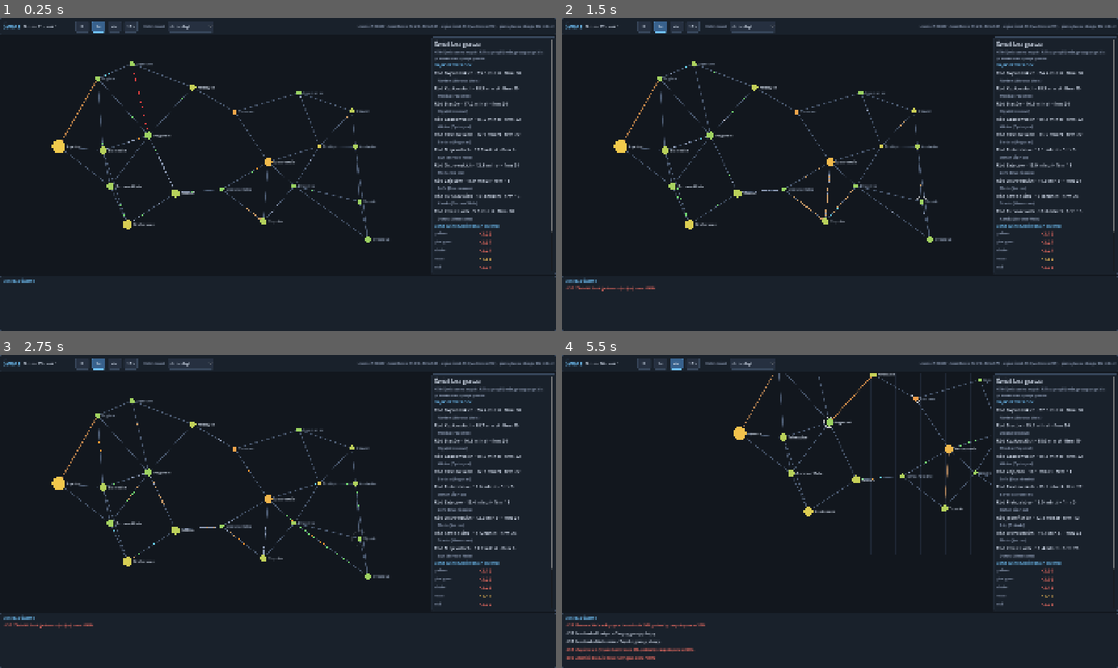
Above: before the commit, frames 1-4 (two rows, left to right).
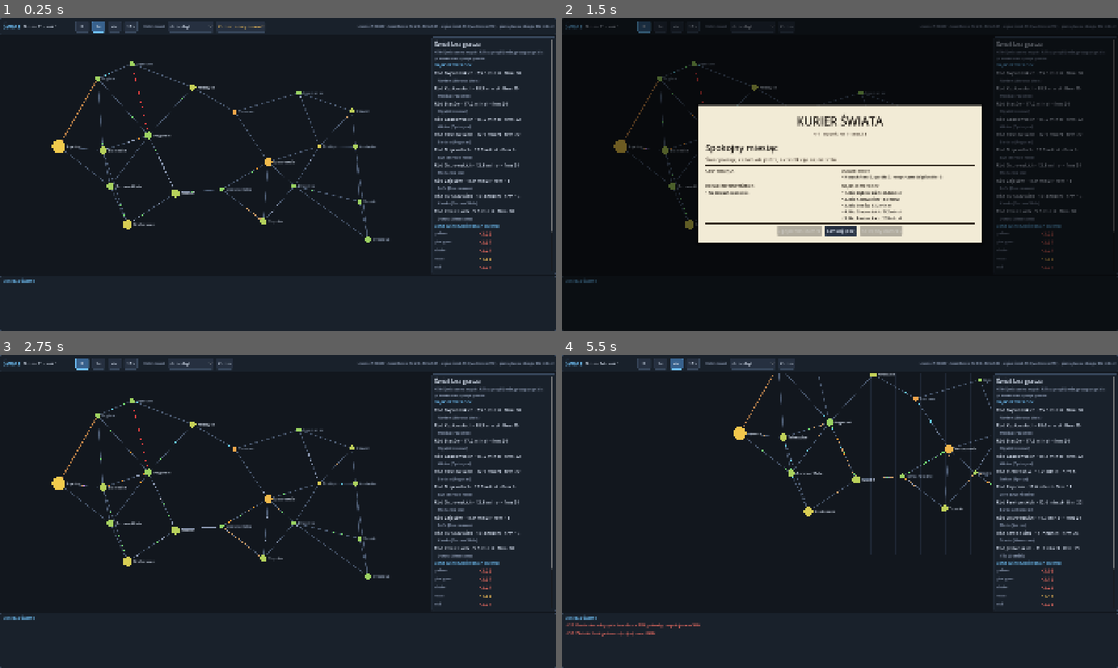
Above: after the commit, the same moments.

Repository: dwdzdc/dynastia
Game: Godot game, scene res://game/economy_view.tscn
Two runs of this game, one before a commit and one after it. Both use one fixed random seed, a clock stepped at 60 frames per second and the inputs below.
Inputs (mouse positions are in pixels of both pictures, inside the frame that each line leads up to):
- Up to frame 1 (0.25 s): no input
- Up to frame 2 (1.5 s): click (801, 27) at 0.5 s, where only the run after the commit has a clickable "Kurier: nowy numer!"; click (784, 27) at 1.25 s, where only the run after the commit has a clickable "Kurier"
- Up to frame 3 (2.75 s): click (278, 567) at 2 s, where only the run after the commit has a clickable "zamknij (Esc)"
- Up to frame 4 (5.5 s): click "⏸" at 2.75 s; click "1×" at 3.5 s; tap Enter at 4.25 s; drag from (778, 492) to (895, 442) at 4.27 s; click "4×" at 5 s

The runs differ from the first frame. In frame 1, less than 0.1% of the frame differs, in the area x 39-48%, y 2-5%; in frame 2, 28%, in the area x 0-100%, y 0-100%; in frame 3, 1.3%; in frame 4, 2.0%.

Commit message:
E11: Kurier Swiata - miesieczna gazeta z kroniki; ceny na mapie wzgledem sredniej swiata; progi kryzysu; CLAUDE.md pod iteracje 5
Co-Authored-By: Claude Opus 5.5 <noreply@anthropic.com>

Diff:
--- a/data/economy.json
+++ b/data/economy.json
@@ -217,12 +217,12 @@
 	"news": {
 		"spike_ratio": 1.8,
 		"crash_ratio": 0.45,
-		"crisis_satisfaction": 0.6,
+		"crisis_satisfaction": 0.42,
 		"crisis_unemployment": 0.22,
-		"boom_satisfaction": 0.95,
+		"boom_satisfaction": 0.8,
 		"boom_unemployment": 0.05,
 		"cooldown_days": 45,
-		"keep": 600
+		"keep": 4000
 	},
 
 	"names": {
--- a/game/econ_map_canvas.gd
+++ b/game/econ_map_canvas.gd
@@ -66,12 +66,19 @@
 		"unemployment":
 			return _ramp(1.0 - clampf(c.unemployment() / 0.3, 0.0, 1.0))
 		"price":
-			var m := c.market(price_good)
-			# Tanio = zielony, drogo = czerwony (log wokół ceny bazowej).
-			var r := log(m.price / m.base) / log(4.0)
+			# Tanio = zielony, drogo = czerwony — względem średniej w świecie (widać, gdzie
+			# opłaca się kupić, a gdzie sprzedać).
+			var r := log(c.market(price_good).price / _avg_price()) / log(2.0)
 			return _ramp(clampf(0.5 - r * 0.5, 0.0, 1.0))
 		_:
 			return _ramp(c.prosperity())
+
+
+func _avg_price() -> float:
+	var s := 0.0
+	for c: EconCity in w.cities:
+		s += c.market(price_good).price
+	return s / maxf(1.0, w.cities.size())
 
 
 # 0 = czerwony, 0,5 = żółty, 1 = zielony.
--- a/game/economy_view.gd
+++ b/game/economy_view.gd
@@ -38,6 +38,10 @@
 var _speed_buttons: Array[Button] = []
 var _mode: OptionButton
 var _loading: Label
+var _paper_btn: Button
+var _paper: Control            # nakładka z gazetą (null = zamknięta)
+var _paper_day := 0            # doba końca pokazywanego numeru
+var _last_issue_day := 0
 
 
 func _ready() -> void:
@@ -126,6 +130,10 @@
 		_mode.add_item("cena: %s" % w.good_name(g))
 	_mode.item_selected.connect(_on_mode)
 	bar.add_child(_mode)
+	_paper_btn = Button.new()
+	_paper_btn.text = "Kurier"
+	_paper_btn.pressed.connect(_open_paper)
+	bar.add_child(_paper_btn)
 	_status = _label("", SMALL, DIM)
 	_status.size_flags_horizontal = Control.SIZE_EXPAND_FILL
 	_status.horizontal_alignment = HORIZONTAL_ALIGNMENT_RIGHT
@@ -195,7 +203,12 @@
 		elif k >= KEY_1 and k <= KEY_4:
 			_set_speed(k - KEY_1)
 		elif k == KEY_ESCAPE:
-			_on_city(-1)
+			if _paper != null:
+				_close_paper()
+			else:
+				_on_city(-1)
+		elif k == KEY_K:
+			_open_paper()
 
 
 func _process(delta: float) -> void:
@@ -226,6 +239,10 @@
 	var pop := w.total_population()
 	var firms := w.businesses.values().filter(func(b: EconBusiness) -> bool: return b.status != "closed").size()
 	var moving := w.trucks.values().filter(func(t: EconTruck) -> bool: return t.moving).size()
+	var issue_day := (w.day / EconGazette.MONTH_DAYS) * EconGazette.MONTH_DAYS
+	if issue_day > _last_issue_day and issue_day > 0:
+		_paper_btn.text = "Kurier: nowy numer!"
+		_paper_btn.add_theme_color_override("font_color", WARN)
 	_status.text = "ludność %s · bezrobocie %.1f%% · firm %d · ciężarówek %d (w drodze %d) · pieniądze w obiegu %.0f mln zł" % [
 		_thousands(pop), unemp / pop * 100.0, firms, w.trucks.size(), moving, w.money_total() / 1e6]
 	_clear(_side)
@@ -294,7 +311,7 @@
 		var people: Array = f["people"]
 		var head: EconActor = people[0]
 		var names := ", ".join(people.map(func(p: EconActor) -> String: return p.first))
-		var line := "Ród %s · %.1f mln zł · firm %d" % [EconNames.family_genitive(EconPopulation._family_last(head)), float(f["wealth"]) / 1e6, int(f["firms"])]
+		var line := "Ród %s · %.1f mln zł · firm %d" % [EconNames.family_genitive(EconPopulation.family_last(head)), float(f["wealth"]) / 1e6, int(f["firms"])]
 		_side.add_child(_label(line, FONT, TEXT))
 		var sub := _label("   %s (%s)" % [names, w.cities[head.city_id].name], SMALL, DIM)
 		_side.add_child(sub)
@@ -395,3 +412,115 @@
 		shown += 1
 		if shown >= NEWS_LINES:
 			break
+
+
+# --- gazeta ------------------------------------------------------------------
+
+const PAPER_BG := Color(0.95, 0.92, 0.84)
+const PAPER_INK := Color(0.12, 0.1, 0.08)
+const PAPER_DIM := Color(0.35, 0.3, 0.25)
+const PAPER_RULE := Color(0.2, 0.17, 0.13)
+const PAPER_W := 980
+
+
+func _open_paper() -> void:
+	if w == null:
+		return
+	var last := (w.day / EconGazette.MONTH_DAYS) * EconGazette.MONTH_DAYS
+	_paper_day = maxi(last, EconGazette.MONTH_DAYS)
+	_last_issue_day = last
+	_paper_btn.text = "Kurier"
+	_paper_btn.remove_theme_color_override("font_color")
+	_set_speed(0)
+	_show_paper()
+
+
+func _close_paper() -> void:
+	if _paper != null:
+		_paper.queue_free()
+		_paper = null
+
+
+func _paper_label(text: String, size: int, color := PAPER_INK, wrap := true) -> Label:
+	var l := _label(text, size, color)
+	if wrap:
+		l.autowrap_mode = TextServer.AUTOWRAP_WORD_SMART
+	return l
+
+
+func _show_paper() -> void:
+	_close_paper()
+	var issue := EconGazette.issue(w, _paper_day)
+	var shade := ColorRect.new()
+	shade.color = Color(0, 0, 0, 0.55)
+	shade.set_anchors_preset(Control.PRESET_FULL_RECT)
+	add_child(shade)
+	_paper = shade
+	var center := CenterContainer.new()
+	center.set_anchors_preset(Control.PRESET_FULL_RECT)
+	shade.add_child(center)
+	var page := PanelContainer.new()
+	var st := StyleBoxFlat.new()
+	st.bg_color = PAPER_BG
+	st.set_corner_radius_all(2)
+	st.set_content_margin_all(26)
+	st.shadow_color = Color(0, 0, 0, 0.5)
+	st.shadow_size = 12
+	page.add_theme_stylebox_override("panel", st)
+	page.custom_minimum_size.x = PAPER_W
+	center.add_child(page)
+	var v := VBoxContainer.new()
+	v.add_theme_constant_override("separation", 8)
+	page.add_child(v)
+	var mast := _paper_label("KURIER ŚWIATA", 40, PAPER_INK, false)
+	mast.horizontal_alignment = HORIZONTAL_ALIGNMENT_CENTER
+	v.add_child(mast)
+	var meta := _paper_label("nr %d · %s · cena 2 zł" % [int(issue["number"]), str(issue["date"])], SMALL, PAPER_DIM, false)
+	meta.horizontal_alignment = HORIZONTAL_ALIGNMENT_CENTER
+	v.add_child(meta)
+	v.add_child(_rule())
+	v.add_child(_paper_label(str(issue["headline"]), 30))
+	v.add_child(_paper_label(str(issue["lead"]), FONT, PAPER_DIM))
+	v.add_child(_rule())
+	var grid := GridContainer.new()
+	grid.columns = 2
+	grid.add_theme_constant_override("h_separation", 30)
+	grid.add_theme_constant_override("v_separation", 14)
+	v.add_child(grid)
+	for col: Dictionary in issue["columns"]:
+		var box := VBoxContainer.new()
+		box.custom_minimum_size.x = PAPER_W / 2 - 50
+		box.add_child(_paper_label(str(col["title"]).to_upper(), SMALL, PAPER_RULE, false))
+		for line: String in col["lines"]:
+			box.add_child(_paper_label("• " + line, SMALL))
+		grid.add_child(box)
+	v.add_child(_rule())
+	var nav := HBoxContainer.new()
+	nav.alignment = BoxContainer.ALIGNMENT_CENTER
+	nav.add_theme_constant_override("separation", 12)
+	v.add_child(nav)
+	var prev := Button.new()
+	prev.text = "‹ poprzedni numer"
+	prev.disabled = _paper_day <= EconGazette.MONTH_DAYS
+	prev.pressed.connect(func() -> void:
+		_paper_day -= EconGazette.MONTH_DAYS
+		_show_paper())
+	nav.add_child(prev)
+	var close := Button.new()
+	close.text = "zamknij (Esc)"
+	close.pressed.connect(_close_paper)
+	nav.add_child(close)
+	var next := Button.new()
+	next.text = "następny numer ›"
+	next.disabled = _paper_day + EconGazette.MONTH_DAYS > w.day
+	next.pressed.connect(func() -> void:
+		_paper_day += EconGazette.MONTH_DAYS
+		_show_paper())
+	nav.add_child(next)
+
+
+func _rule() -> ColorRect:
+	var r := ColorRect.new()
+	r.color = PAPER_RULE
+	r.custom_minimum_size.y = 2
+	return r
--- /dev/null
+++ b/sim/econ/econ_gazette.gd
@@ -0,0 +1,151 @@
+# EconGazette — miesięczna gazeta świata („Kurier”). Składa numer z kroniki
+# (EconNews) i stanu świata: nagłówek miesiąca, ceny, ludzie i firmy, drogi,
+# ranking rodów. Czysta funkcja stanu — nic nie zmienia w świecie.
+class_name EconGazette
+extends RefCounted
+
+
+const MONTH_DAYS := 30
+const MONTHS := ["styczeń", "luty", "marzec", "kwiecień", "maj", "czerwiec", "lipiec", "sierpień", "wrzesień", "październik", "listopad", "grudzień"]
+# Waga rodzaju wpisu przy wyborze nagłówka (im wyżej, tym bardziej na pierwszą stronę).
+const HEADLINE_WEIGHT := {"crisis": 6.0, "discovery": 5.5, "spike": 4.0, "fire": 3.5, "richest": 3.5,
+	"death": 3.0, "migration": 3.0, "harvest": 3.0, "takeover": 2.5, "bandits": 2.0, "strike": 2.0,
+	"closed": 1.5, "road": 1.5, "robbery": 1.0, "boom": 2.5, "founded": 1.0}
+const PRICE_GOODS := ["bread", "vegetables", "meat", "fuel", "steel", "lumber", "appliances"]
+const COLUMN_LINES := 5
+
+
+# Numer gazety za miesiąc kończący się przed dobą `to_day` (wyłącznie).
+static func issue(w: EconWorld, to_day: int) -> Dictionary:
+	var from_day := maxi(0, to_day - MONTH_DAYS)
+	var month: Array = w.news.entries.filter(func(e: Dictionary) -> bool: return int(e["day"]) >= from_day and int(e["day"]) < to_day)
+	var number := maxi(1, to_day / MONTH_DAYS)
+	var year := (to_day - 1) / (MONTH_DAYS * MONTHS.size()) + 1
+	var month_name: String = MONTHS[((to_day - 1) / MONTH_DAYS) % MONTHS.size()]
+	var out := {
+		"number": number,
+		"date": "%s, rok %d" % [month_name, year],
+		"headline": "Spokojny miesiąc",
+		"lead": "Świat pracuje, ciężarówki jeżdżą, nic wielkiego się nie stało.",
+		"columns": [],
+	}
+	var top := _headline(w, month)
+	if not top.is_empty():
+		out["headline"] = _short(str(top["text"]))
+		out["lead"] = _lead(w, top, month)
+	out["columns"] = [
+		{"title": "Ceny miesiąca", "lines": _prices(w)},
+		{"title": "Ludzie i firmy", "lines": _people(month)},
+		{"title": "Drogi i bezpieczeństwo", "lines": _roads(month)},
+		{"title": "Najbogatsze rody", "lines": _families(w)},
+	]
+	return out
+
+
+static func _headline(w: EconWorld, month: Array) -> Dictionary:
+	var best: Dictionary = {}
+	var best_score := 0.0
+	for e: Dictionary in month:
+		var score := float(HEADLINE_WEIGHT.get(str(e["kind"]), 0.5)) * (1.0 + int(e["severity"]))
+		var cid := int(e["city"])
+		if cid >= 0:
+			score *= 1.0 + sqrt(w.cities[cid].population) / 300.0  # większe miasto, większa sprawa
+		if score > best_score:
+			best_score = score
+			best = e
+	return best
+
+
+static func _short(text: String) -> String:
+	return text.trim_suffix(".")
+
+
+static func _lead(w: EconWorld, top: Dictionary, month: Array) -> String:
+	var cid := int(top["city"])
+	var parts: Array[String] = []
+	if cid >= 0:
+		var c: EconCity = w.cities[cid]
+		parts.append("%s: %s mieszkańców, bezrobocie %.0f%%, płaca %.0f zł dziennie." % [c.name, _int(c.population), c.unemployment() * 100.0, c.wage])
+		var related := month.filter(func(e: Dictionary) -> bool: return int(e["city"]) == cid and e != top)
+		if not related.is_empty():
+			parts.append("W tym miesiącu było tam jeszcze %d innych wydarzeń." % related.size())
+	var crises := month.filter(func(e: Dictionary) -> bool: return e["kind"] == "crisis").size()
+	if crises > 1:
+		parts.append("Kryzysów w świecie: %d." % crises)
+	return " ".join(parts)
+
+
+static func _int(v: float) -> String:
+	var s := str(int(roundf(v)))
+	var out := ""
+	for i in s.length():
+		out += s[i]
+		if (s.length() - i - 1) % 3 == 0 and i < s.length() - 1:
+			out += " "
+	return out
+
+
+# Zmiana średniej ceny w świecie w ciągu miesiąca (z historii rynków).
+static func _prices(w: EconWorld) -> Array:
+	var every := int(w.data["market"]["history_every"])
+	var back := MONTH_DAYS / every
+	var rows: Array = []
+	for g: String in PRICE_GOODS:
+		var now := 0.0
+		var then := 0.0
+		var n := 0
+		for c: EconCity in w.cities:
+			var h: Array = c.market(g).history
+			if h.size() > back:
+				now += float(h[h.size() - 1])
+				then += float(h[h.size() - 1 - back])
+				n += 1
+		if n == 0 or then <= 0.0:
+			continue
+		var ch := (now / then - 1.0) * 100.0
+		rows.append([absf(ch), "%s %s%.0f%%" % [w.good_name(g), "+" if ch >= 0.0 else "−", absf(ch)]])
+	rows.sort_custom(func(a: Array, b: Array) -> bool: return float(a[0]) > float(b[0]))
+	return rows.slice(0, COLUMN_LINES).map(func(r: Array) -> String: return str(r[1]))
+
+
+static func _people(month: Array) -> Array:
+	var kinds := ["death", "takeover", "richest", "entrepreneur", "closed", "opened"]
+	var lines: Array = []
+	for k: String in kinds:
+		for e: Dictionary in month:
+			if e["kind"] == k and (int(e["severity"]) >= 1 or k in ["death", "richest"]):
+				lines.append(_short(str(e["text"])))
+	var newcomers := month.filter(func(e: Dictionary) -> bool: return e["kind"] == "entrepreneur").size()
+	var opened := month.filter(func(e: Dictionary) -> bool: return e["kind"] == "opened").size()
+	var closed := month.filter(func(e: Dictionary) -> bool: return e["kind"] == "closed").size()
+	lines.append("Nowych firm: %d, upadło: %d, nowych przedsiębiorców: %d." % [opened, closed, newcomers])
+	return lines.slice(maxi(0, lines.size() - COLUMN_LINES))
+
+
+static func _roads(month: Array) -> Array:
+	var lines: Array = []
+	for e: Dictionary in month:
+		if e["kind"] in ["road", "bandits"]:
+			lines.append(_short(str(e["text"])))
+	var robberies := month.filter(func(e: Dictionary) -> bool: return e["kind"] == "robbery").size()
+	if robberies > 0:
+		lines.append("Rabunków na drogach: %d." % robberies)
+	if lines.is_empty():
+		lines.append("Na drogach spokojnie.")
+	return lines.slice(maxi(0, lines.size() - COLUMN_LINES))
+
+
+static func _families(w: EconWorld) -> Array:
+	var fams := {}
+	var heads := {}
+	for a: EconActor in w.living_actors():
+		fams[a.family_id] = float(fams.get(a.family_id, 0.0)) + w.actor_wealth(a)
+		if not heads.has(a.family_id):
+			heads[a.family_id] = a
+	var ids: Array = fams.keys()
+	ids.sort_custom(func(x: int, y: int) -> bool: return float(fams[x]) > float(fams[y]))
+	var lines: Array = []
+	for i in mini(COLUMN_LINES, ids.size()):
+		var a: EconActor = heads[ids[i]]
+		lines.append("%d. Ród %s: %.1f mln zł" % [i + 1, EconNames.family_genitive(EconPopulation.family_last(a)), float(fams[ids[i]]) / 1e6])
+	return lines
--- a/sim/econ/econ_population.gd
+++ b/sim/econ/econ_population.gd
@@ -109,7 +109,7 @@
 
 
 # Rodowe nazwisko w formie męskiej (do dziedziczenia przez dzieci obu płci).
-static func _family_last(a: EconActor) -> String:
+static func family_last(a: EconActor) -> String:
 	if a.female and a.last.ends_with("ska"):
 		return a.last.substr(0, a.last.length() - 1) + "i"
 	if a.female and a.last.ends_with("cka"):
@@ -128,7 +128,7 @@
 	var n := 2 if w.rng.chance(float(ap["split_heirs_chance"])) and a.businesses.size() >= 2 else 1
 	var heirs: Array[EconActor] = []
 	for i in n:
-		var h := new_actor(w, a.city_id, a.family_id, _family_last(a))
+		var h := new_actor(w, a.city_id, a.family_id, family_last(a))
 		h.parent_id = a.id
 		h.risk = clampf(a.risk + w.rng.next_float(-0.3, 0.3), 0.1, 1.0)
 		heirs.append(h)
@@ -152,4 +152,4 @@
 	if n == 1:
 		w.news.add("death", a.city_id, "Zmarł%s %s. Majątek (%.1f mln zł) przejmuje %s." % ["a" if a.female else "", a.full_name(), wealth / 1e6, heirs[0].full_name()], 1 if wealth > 1e6 else 0)
 	else:
-		w.news.add("death", a.city_id, "Zmarł%s %s. Majątek dzielą %s i %s – ród %s się rozdziela." % ["a" if a.female else "", a.full_name(), heirs[0].full_name(), heirs[1].full_name(), EconNames.family_genitive(_family_last(a))], 1)
+		w.news.add("death", a.city_id, "Zmarł%s %s. Majątek dzielą %s i %s – ród %s się rozdziela." % ["a" if a.female else "", a.full_name(), heirs[0].full_name(), heirs[1].full_name(), EconNames.family_genitive(family_last(a))], 1)
--- a/tests/run_econ_tests.gd
+++ b/tests/run_econ_tests.gd
@@ -44,6 +44,7 @@
 	_test_actor_invests()
 	_test_fire_and_cause()
 	_test_road_closure_reroutes()
+	_test_gazette()
 
 
 # E1: sieć miast jest spójna, każdy zasób jest w kilku miastach.
@@ -217,3 +218,16 @@
 	var around := EconMap.path(w, r.a, r.b)
 	check("E6 objazd nie używa zamkniętej drogi", not around.has(r.id))
 	check("E6 bez zamknięcia trasa bywa bezpośrednia", direct.size() >= 1)
+
+
+# Kurier: numer za miesiąc ma nagłówek i cztery kolumny, nic nie zmienia w świecie.
+func _test_gazette() -> void:
+	var w := _world(5)
+	for i in 65:
+		w.step_day()
+	var money := w.money_total()
+	var issue := EconGazette.issue(w, 60)
+	check("Kurier ma nagłówek", str(issue["headline"]) != "")
+	check("Kurier ma 4 kolumny", (issue["columns"] as Array).size() == 4)
+	check("Kurier: ranking rodów", ((issue["columns"] as Array)[3]["lines"] as Array).size() > 0)
+	check("Kurier nie zmienia świata", absf(w.money_total() - money) < 1e-6)
--- a/tools/screenshot_economy.gd
+++ b/tools/screenshot_economy.gd
@@ -46,4 +46,7 @@
 	view.call("_on_mode", 2)
 	await _frames(5)
 	_save("e03_fuel_price.png")
+	view.call("_open_paper")
+	await _frames(5)
+	_save("e04_kurier.png")
 	quit(0)
Not shown, added: sim/econ/econ_gazette.gd.uid
Not shown, changed: CLAUDE.md
Not shown, changed: progress.md
